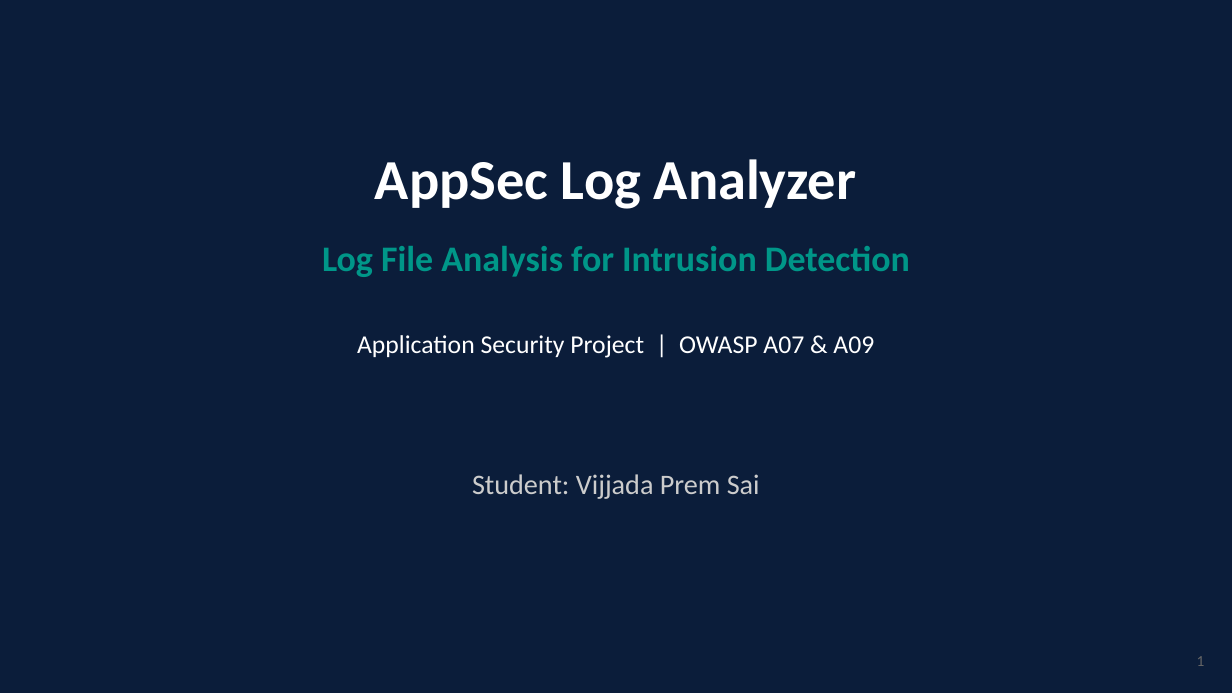
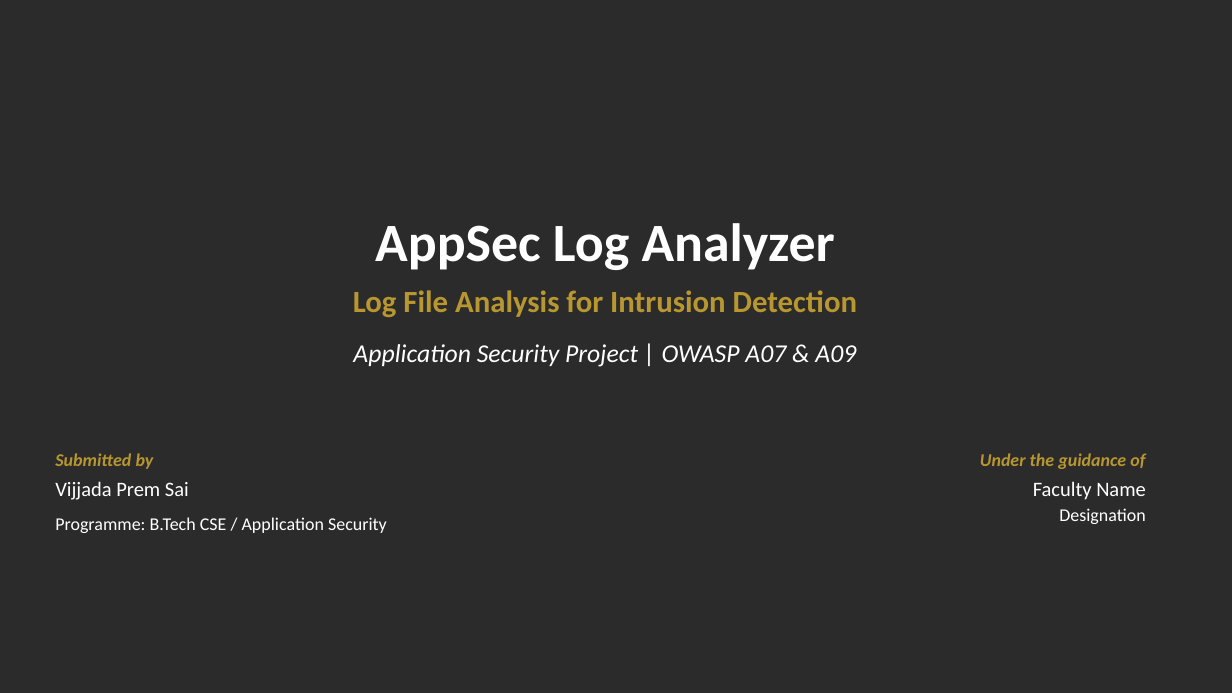
Before and after one commit to vijjada/PROJECT-NAME---LOG-FILE-ANALYZER-FOR-INTRUSION-DETECTION, a slide deck: slide 1 of docs/AppSec_Log_Analyzer_Presentation.pptx. Drawn at 1232x693 pixels with LibreOffice and Linux fonts; fonts in the diff are those of the drawing; background and template pictures are left out; a plain dark background stands for a picture behind light text. Boxes give left, top, right and bottom in pixels: in the first picture for what was removed or moved away, otherwise in the second. Text is boxed around its words. In the diff, an @@ line names an element or a change of style, - is before the commit and + after.

```diff
--- a/docs/AppSec_Log_Analyzer_Presentation.pptx
+++ b/docs/AppSec_Log_Analyzer_Presentation.pptx
@@ background #FFFFFF to picture (left out) @@
@@ rectangle removed at (0,0,1232,693) @@
@@ text "AppSec Log Analyzer": place and size @@
-text "AppSec Log Analyzer" at (375,159,856,209)
+text "AppSec Log Analyzer" at (375,223,835,270)
@@ text "AppSec Log Analyzer" at (375,223,835,270): size 44 to 42 pt @@
@@ text "Log File Analysis for Intrusion ...": place and size @@
-text "Log File Analysis for Intrusion ..." at (322,246,910,277)
+text "Log File Analysis for Intrusion ..." at (353,290,857,317)
@@ text "Log File Analysis for Intrusion ..." at (353,290,857,317): size 28 to 24 pt, text colour #009688 to #B89630 @@
@@ text "Application Security Project | OWASP ...": place and size @@
-text "Application Security Project | OWASP ..." at (357,335,874,358)
+text "Application Security Project | OWASP ..." at (353,344,856,367)
@@ text "Application Security Project | OWASP ..." at (353,344,856,367): italic on @@
@@ text added at (55,453,154,469), 14 pt, text #B89630, bold, italic @@
+Submitted by
@@ text added at (980,453,1145,469), 14 pt, text #B89630, bold, italic @@
+Under the guidance of
@@ text at (55,481,189,500): text changed; size 22 to 16 pt; text colour #CCCCCC to #FFFFFF @@
-Student: Vijjada Prem Sai
+Vijjada Prem Sai
@@ text added at (1033,481,1146,500), 16 pt, text #FFFFFF @@
+Faculty Name
@@ text added at (1059,508,1145,524), 14 pt, text #FFFFFF @@
+Designation
@@ text added at (55,517,387,533), 14 pt, text #FFFFFF @@
+Programme: B.Tech CSE / Application Security
@@ text removed at (1197,656,1205,666) @@
-1
```
Also in this commit, not shown: 1 other slide changed, 8 slides added, 5 slides removed.
